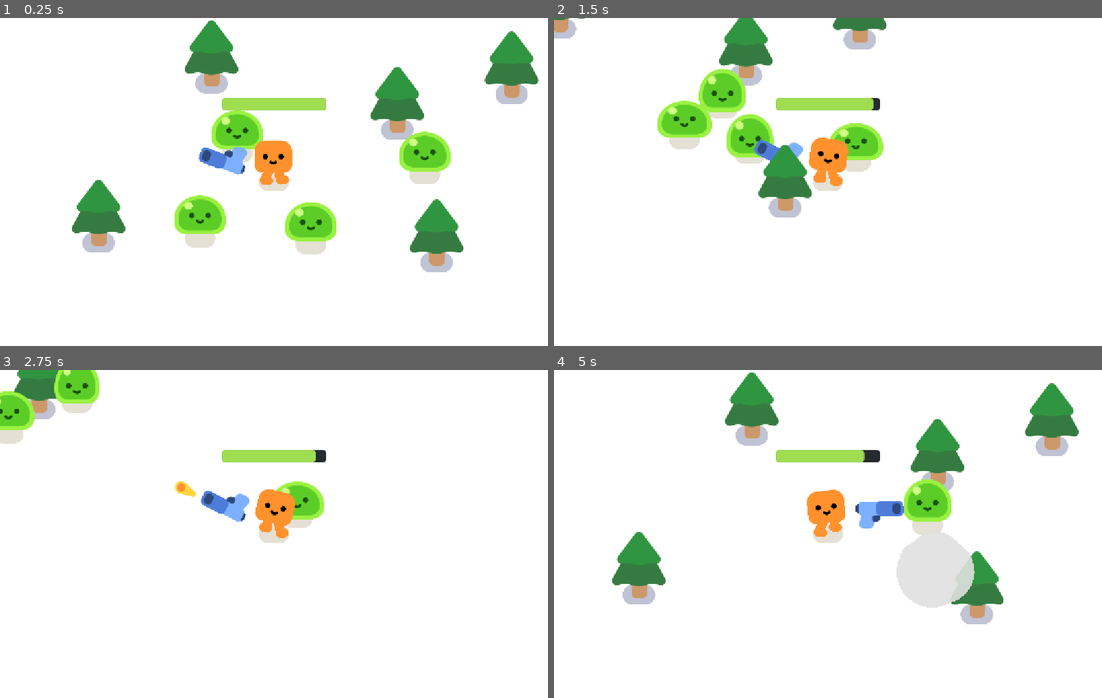
Above: before the commit, frames 1-4 (two rows, left to right).
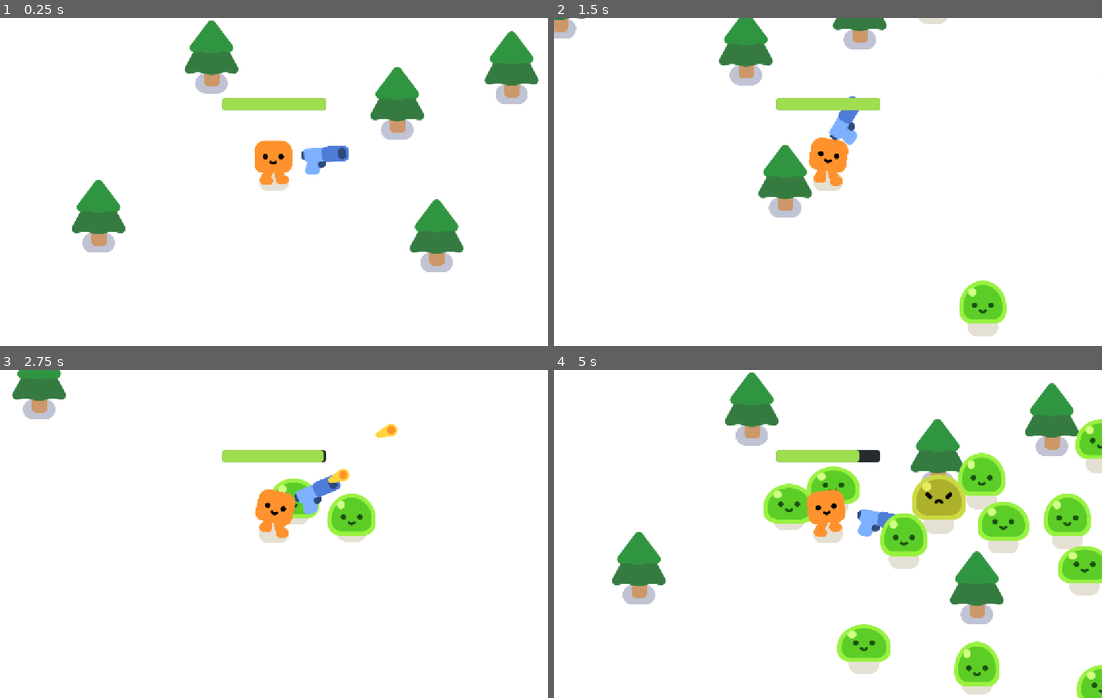
Above: after the commit, the same moments.

Repository: RaphelReji/last-stand
Game: Godot game, scene res://game.tscn
Same seed, same stepped clock (60 frames per second), same inputs: the game is played once before the commit and once after it.
Inputs (mouse positions are in pixels of both pictures, inside the frame that each line leads up to):
- Up to frame 1 (0.25 s): no input
- Up to frame 2 (1.5 s): tap Enter at 0.5 s; move the mouse to (948, 165) at 0.52 s; hold D (move_right) 0.53-1.28 s; tap Alt at 0.6 s; click (948, 165) at 0.67 s; move the mouse to (718, 198) at 1.27 s; hold S (move_down) from 1.28 s (still down); tap Shift at 1.35 s
- Up to frame 3 (2.75 s): move the mouse to (328, 461) at 2.02 s; release S (move_down) at 2.03 s; hold D (move_right) from 2.03 s (still down); tap Alt at 2.1 s
- Up to frame 4 (5 s): move the mouse to (800, 599) at 2.77 s; release D (move_right) at 2.78 s; hold W (move_up) 2.78-3.53 s; tap Shift at 2.85, 4.35 s; click (800, 599) at 2.92 s; move the mouse to (992, 583) at 3.52 s; hold A (move_left) from 3.53 s (still down); tap Alt at 3.6 s; move the mouse to (663, 484) at 4.27 s

The runs differ from the first frame. In frame 1, 5.5% of the frame differs, in the area x 31-83%, y 28-73%; in frame 2, 5.7%; in frame 3, 4.5%; in frame 4, 14%, in the area x 38-100%, y 15-100%.

Commit message:
added the mob spawing

Diff:
--- /dev/null
+++ b/game.gd
@@ -0,0 +1,14 @@
+extends Node2D
+
+
+
+func spawn_mob():
+	var new_mob = preload("res://mob.tscn").instantiate()
+	%PathFollow2D.progress_ratio = randf()
+	new_mob.global_position = %PathFollow2D.global_position
+	add_child(new_mob)
+
+
+
+func _on_timer_timeout() -> void:
+	spawn_mob()
--- a/game.tscn
+++ b/game.tscn
@@ -1,11 +1,18 @@
 [gd_scene format=3 uid="uid://cusn54ujeix86"]
 
 [ext_resource type="PackedScene" uid="uid://73476beeelqf" path="res://player.tscn" id="1_80nbo"]
+[ext_resource type="Script" uid="uid://crr1gqqa24lbr" path="res://game.gd" id="1_feb5d"]
 [ext_resource type="PackedScene" uid="uid://3qq8lvw3r88o" path="res://pine_tree.tscn" id="2_e2o6t"]
-[ext_resource type="PackedScene" uid="uid://buy3eace6q4hs" path="res://mob.tscn" id="2_feb5d"]
+
+[sub_resource type="Curve2D" id="Curve2D_feb5d"]
+_data = {
+"points": PackedVector2Array(0, 0, 0, 0, -232, -249, 0, 0, 0, 0, -238, 919, 0, 0, 0, 0, 1480, 924, 0, 0, 0, 0, 1491, -263, 0, 0, 0, 0, -232, -249)
+}
+point_count = 5
 
 [node name="Game" type="Node2D" unique_id=1239996648]
 y_sort_enabled = true
+script = ExtResource("1_feb5d")
 
 [node name="CanvasLayer" type="CanvasLayer" parent="." unique_id=537308632]
 layer = -30
@@ -16,21 +23,19 @@
 offset_right = 1386.0
 offset_bottom = 791.0
 scale = Vector2(1.0060151, 1)
+metadata/_edit_use_anchors_ = true
 
 [node name="Player" parent="." unique_id=1586275575 instance=ExtResource("1_80nbo")]
 position = Vector2(525, 359)
 
-[node name="Mob" parent="." unique_id=469137202 instance=ExtResource("2_feb5d")]
-position = Vector2(385, 250)
+[node name="Path2D" type="Path2D" parent="Player" unique_id=868478907]
+position = Vector2(-525, -359)
+curve = SubResource("Curve2D_feb5d")
 
-[node name="Mob3" parent="." unique_id=1394075522 instance=ExtResource("2_feb5d")]
-position = Vector2(303, 528)
-
-[node name="Mob4" parent="." unique_id=1751024298 instance=ExtResource("2_feb5d")]
-position = Vector2(644, 562)
-
-[node name="Mob2" parent="." unique_id=927651552 instance=ExtResource("2_feb5d")]
-position = Vector2(930, 340)
+[node name="PathFollow2D" type="PathFollow2D" parent="Player/Path2D" unique_id=121851018]
+unique_name_in_owner = true
+position = Vector2(-232, -249)
+rotation = 1.5759332
 
 [node name="PineTree" parent="." unique_id=1314905022 instance=ExtResource("2_e2o6t")]
 position = Vector2(142, 445)
@@ -46,3 +51,9 @@
 
 [node name="PineTree5" parent="." unique_id=2025608037 instance=ExtResource("2_e2o6t")]
 position = Vector2(796, 197)
+
+[node name="Timer" type="Timer" parent="." unique_id=539660055]
+wait_time = 0.3
+autostart = true
+
+[connection signal="timeout" from="Timer" to="." method="_on_timer_timeout"]
Not shown: 1 places in characters/slime/slime.tscn that only renumber resources
Not shown, added: game.gd.uid
Not shown, added: game.tscn3277356343.tmp
